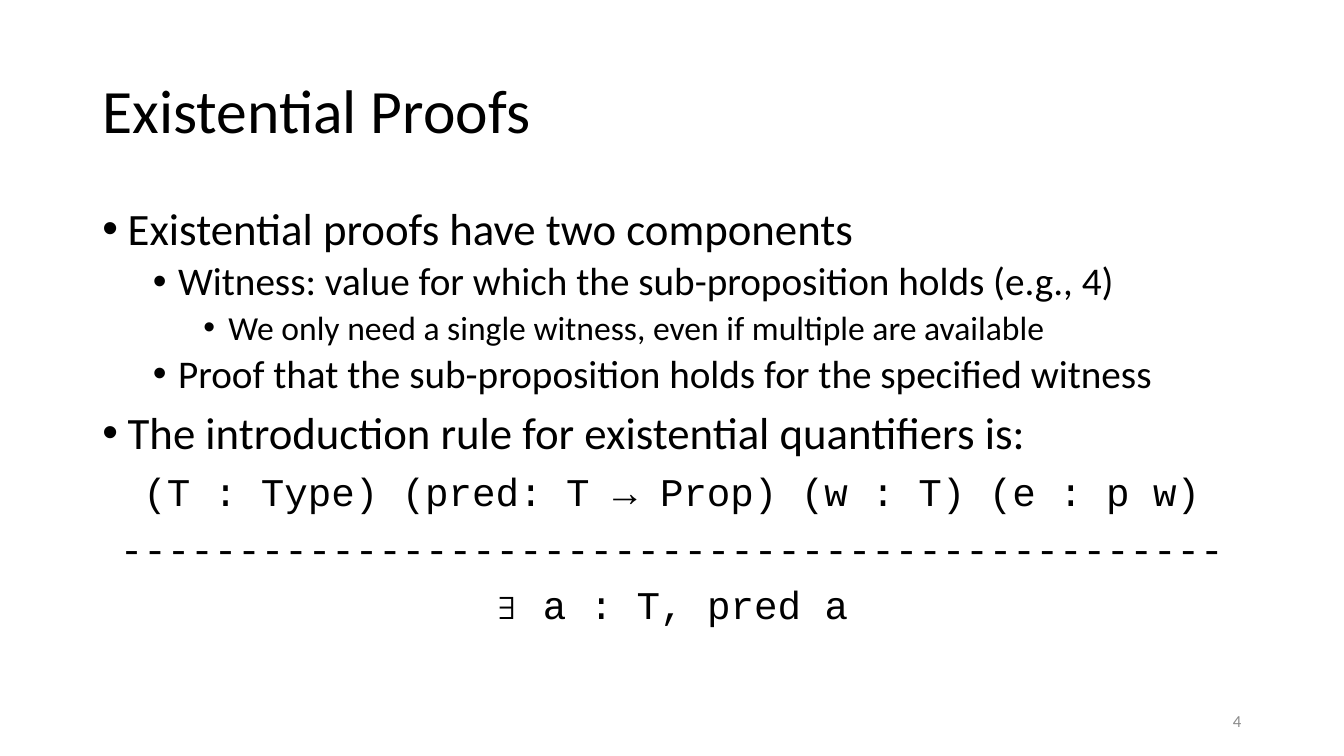
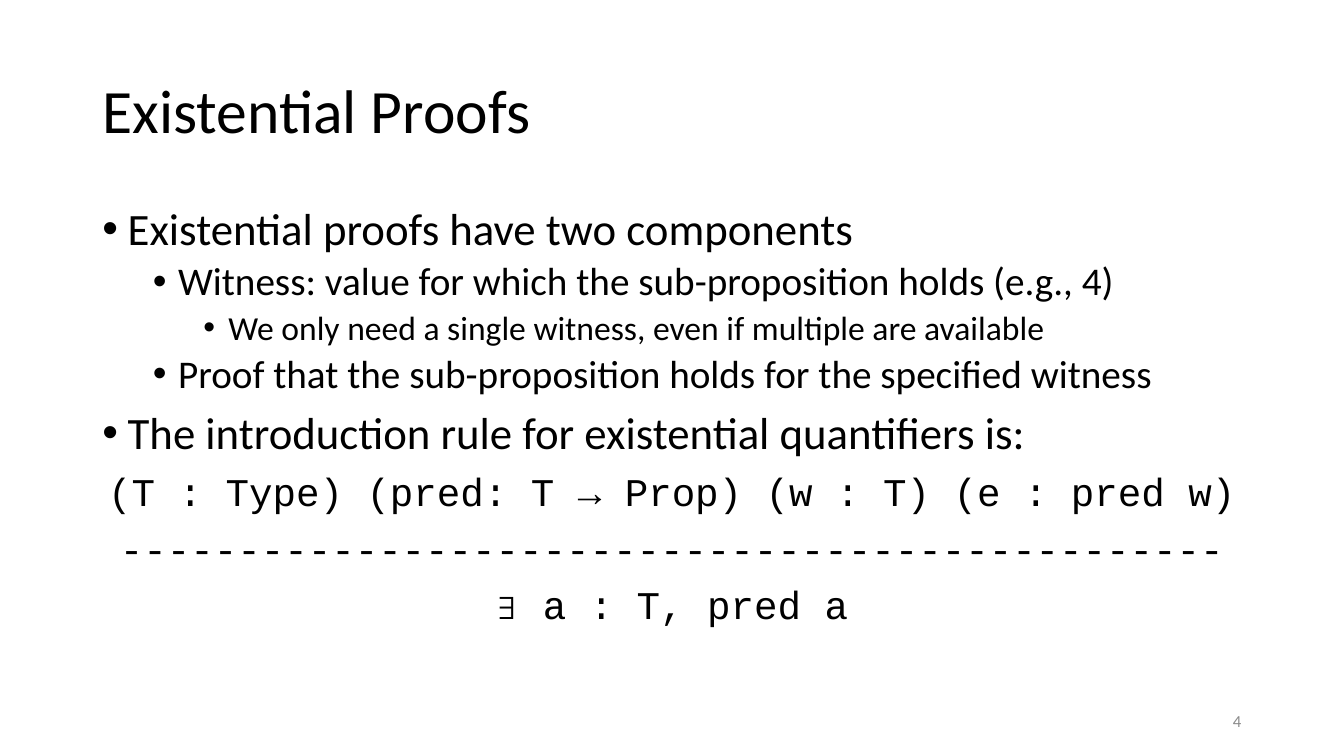
Before and after one commit to kevinsullivan/cs-dm, a slide deck: slide 4 of 11_Existential_Quantification/Exists.pptx. Drawn at 1344x756 pixels with LibreOffice and Linux fonts; fonts in the diff are those of the drawing. Boxes give left, top, right and bottom in pixels: in the first picture for what was removed or moved away, otherwise in the second. Text is boxed around its words. In the diff, an @@ line names an element or a change of style, - is before the commit and + after.

Commit message:
Fixed typo on slide

```diff
--- a/11_Existential_Quantification/Exists.pptx
+++ b/11_Existential_Quantification/Exists.pptx
@@ text at (108,478,1235,514): text changed @@
-(T : Type) (pred: T → Prop) (w : T) (e : p w)
+(T : Type) (pred: T → Prop) (w : T) (e : pred w)
```
Also in this commit, not shown: 2 other files.
